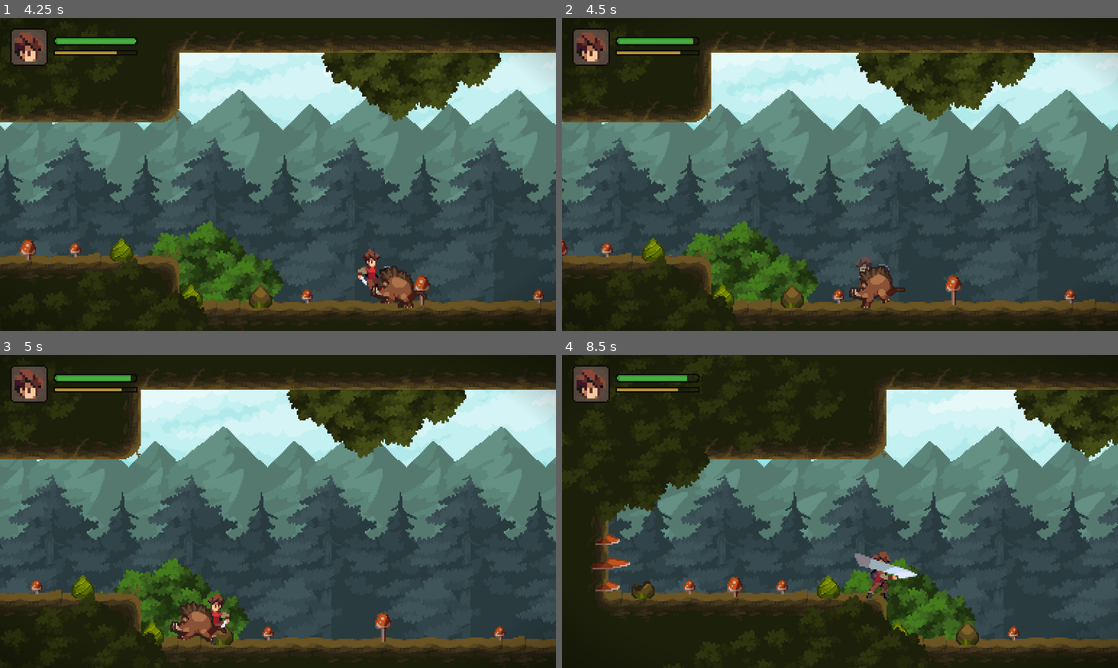
Above: before the commit, frames 1-4 (two rows, left to right).
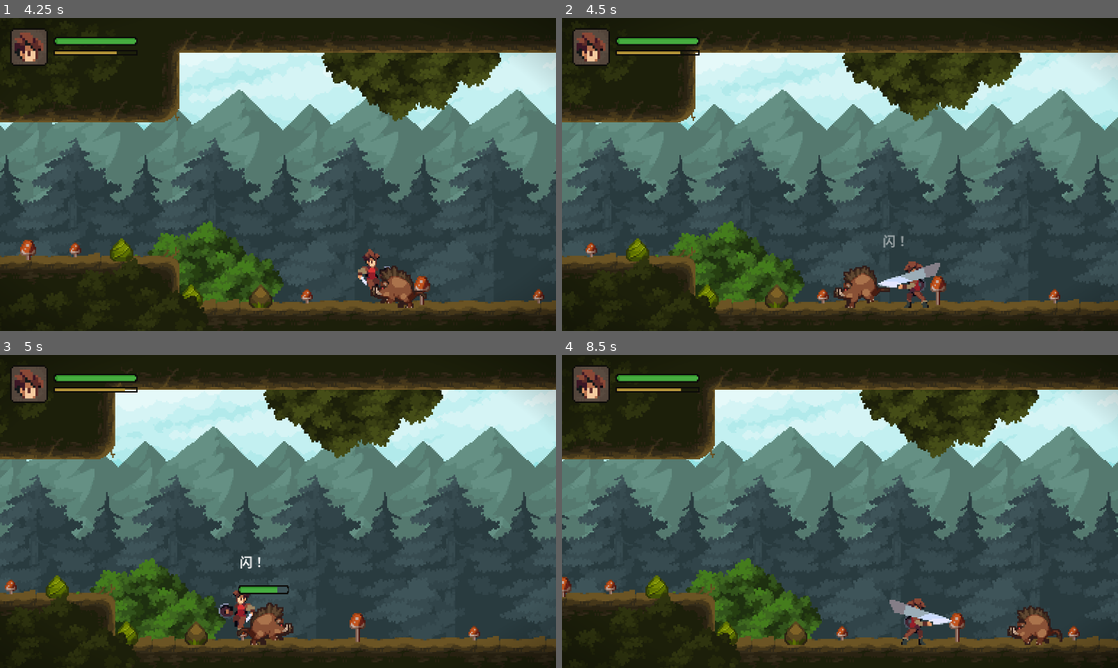
Above: after the commit, the same moments.

Repository: Windshear929/Godot_2DMetrovenia
Game: Godot game, scene res://UI/title_screen.tscn
Same seed, same stepped clock (60 frames per second), same inputs: the game is played once before the commit and once after it.
Inputs (mouse positions are in pixels of both pictures, inside the frame that each line leads up to):
- Up to frame 1 (4.25 s): tap Enter at 0.5 s; move the mouse to (400, 158) at 0.52 s; hold J (attack) 0.53-1.28 s; hold D (move_right) 0.53-2.03 s; click (400, 158) at 0.67 s; tap Space (jump) at 0.77, 1.52, 3.02, 3.77 s; move the mouse to (166, 190) at 1.27 s; tap J (attack) at 1.35, 2.3, 3.05 s; move the mouse to (333, 105) at 2.02 s; hold A (move_left) 2.03-2.78 s; hold E (interact) 2.03-2.78 s; move the mouse to (250, 237) at 2.77 s; hold D (move_right) from 2.78 s (still down); tap K (slide) at 2.85 s; click (250, 237) at 2.92 s; move the mouse to (444, 221) at 3.52 s; hold J (attack) from 3.53 s (still down)
- Up to frame 2 (4.5 s): move the mouse to (673, 127) at 4.27 s; release D (move_right) at 4.28 s; release J (attack) at 4.28 s; hold A (move_left) from 4.28 s (still down); tap J (attack) at 4.35 s
- Up to frame 3 (5 s): keep holding A (move_left); tap Space (jump) at 4.52 s
- Up to frame 4 (8.5 s): move the mouse to (867, 511) at 5.02 s; release A (move_left) at 5.03 s; hold D (move_right) 5.03-5.78 s; hold E (interact) 5.03-5.78 s; click (867, 511) at 5.17 s; tap J (attack) at 5.3, 6.05, 7.35, 8.3 s; move the mouse to (756, 433) at 5.77 s; hold A (move_left) 5.78-7.28 s; tap K (slide) at 5.85 s; tap Space (jump) at 6.02, 6.77, 7.52 s; move the mouse to (962, 495) at 6.52 s; hold J (attack) 6.53-7.28 s; move the mouse to (728, 527) at 7.27 s; hold D (move_right) from 7.28 s (still down); click (728, 527) at 7.42 s; move the mouse to (895, 442) at 8.02 s; hold E (interact) from 8.03 s (still down)

Frame 1 is identical in both runs. In frame 2, 16% of the frame differs, in the area x 0-100%, y 6-95%; in frame 3, 20%; in frame 4, 42%.

Commit message:
Numerical optimization

Diff:
--- a/Classes/stats.gd
+++ b/Classes/stats.gd
@@ -6,10 +6,15 @@
 signal target_dodge
 
 @export_category("主要属性")
-@export var strength: Attribute = Attribute.new() ## 没点属性值直接影响角色的攻击力，0.5倍影响角色的暴击伤害
+@export var strength: Attribute = Attribute.new() ## 每点属性值直接影响角色的攻击力，0.5倍影响角色的暴击伤害
+## 敏捷属性分阶段影响回避率
+## 属性值(1-10): evasion = 0.5 * agility;
+## 属性值(11-30): evasion = 4 + (agility - 10) * 1.25;
+## 属性值(>31): evasion = 30 + (agility -30) * 0.2;
 @export var agility: Attribute = Attribute.new()
-@export var intelligence: Attribute = Attribute.new()
-@export var vitality: Attribute = Attribute.new()
+@export var intelligence: Attribute = Attribute.new() ## 每点属性直接影响魔法伤害
+@export var vitality: Attribute = Attribute.new() ## 每点属性增加5点最大生命值上限
+@export var luck: Attribute = Attribute.new() ## 暴击率 = 50% * (1- e^(-k * luck):luck属性影响暴击率上限不会超过50%
 
 @export_category("进攻属性")
 @export var damage: Attribute = Attribute.new()
@@ -96,16 +101,29 @@
 
 
 func target_can_avoid_attack(_target_stats: Stats) -> bool:
-	var target_total_evasion = _target_stats.evasion.get_value() + _target_stats.agility.get_value()
+	var target_base_evasion = _target_stats.evasion.get_value()
+	var agility = _target_stats.agility.get_value()
+	var agility_evasion: float
 
-	target_total_evasion = clamp(target_total_evasion, 0, 80)
+	if agility <= 10:
+		agility_evasion = 0.5 * agility
+	elif agility <= 30:
+		agility_evasion = 4 + (agility -10) * 1.25
+	else:
+		agility_evasion = 30 + (agility - 30) * 0.2
 
-	if randf_range(0.0, 100.0) < target_total_evasion:
+	var total_evasion = target_base_evasion + agility_evasion
+	total_evasion = clamp(total_evasion, 0.0, 80.0)
+	print("当前回避率：", total_evasion, "%")
+
+	if randf_range(0.0, 100.0) < total_evasion:
 		return true
 	return false
 
 func can_crit() -> bool:
-	var total_chance = min(crit_chance.get_value() + agility.get_value(), 100.0)
+	var base_crit_chance = crit_chance.get_value()
+	var luck_crit_chance = roundi(0.5 * (1 - exp(-0.03 * luck.get_value())) * 100)
+	var total_chance = min(base_crit_chance + luck_crit_chance, 100.0)
 	print("暴击率： ", total_chance, "%")
 	return randf_range(0.0, 100.0) <= total_chance
 
@@ -116,12 +134,12 @@
 
 func check_target_armor(_target_stats: Stats, _damage: int) -> int:
 	_damage -= _target_stats.armor.get_value()
-	_damage = clamp(_damage, 1, 9999)
+	_damage = clamp(_damage, 1, 9999) # 防御抵消攻击最低也会造成1点伤害，且伤害的上限不会超过9999
 	return _damage
 
 func check_target_resist(_target_stats: Stats, magic_damge: int) -> int:
 	magic_damge -= _target_stats.magic_resist.get_value() + _target_stats.intelligence.get_value()
-	magic_damge = clamp(magic_damge, 1, 9999)
+	magic_damge = clamp(magic_damge, 1, 9999) # 魔防抵消魔攻最低也会造成1点伤害，且伤害的上限不会超过9999
 	return magic_damge
 
 func to_dict() -> Dictionary:
@@ -130,6 +148,7 @@
 		"agility": agility.to_dict(),
 		"intelligence": intelligence.to_dict(),
 		"vitality": vitality.to_dict(),
+		"luck": luck.to_dict(),
 
 		"damage": damage.to_dict(),
 		"crit_chance": crit_chance.to_dict(),
@@ -152,6 +171,7 @@
 	agility.from_dict(dict.get("agility", []))
 	intelligence.from_dict(dict.get("intelligence", []))
 	vitality.from_dict(dict.get("vitality", []))
+	luck.from_dict(dict.get("luck", []))
 
 	damage.from_dict(dict.get("damage", []))
 	crit_chance.from_dict(dict.get("crit_chance", []))
--- a/Globals/game.tscn
+++ b/Globals/game.tscn
@@ -28,6 +28,12 @@
 modifiers = []
 metadata/_custom_type_script = "uid://cipqe1pvd7v1t"
 
+[sub_resource type="Resource" id="Resource_3pfm4"]
+script = ExtResource("3_kpgkj")
+base_value = 150
+modifiers = []
+metadata/_custom_type_script = "uid://cipqe1pvd7v1t"
+
 [sub_resource type="Resource" id="Resource_a75qt"]
 script = ExtResource("3_kpgkj")
 base_value = 50
@@ -48,7 +54,7 @@
 
 [sub_resource type="Resource" id="Resource_3n5g3"]
 script = ExtResource("3_kpgkj")
-base_value = 0
+base_value = 100
 modifiers = []
 metadata/_custom_type_script = "uid://cipqe1pvd7v1t"
 
@@ -80,6 +86,7 @@
 agility = SubResource("Resource_f235b")
 intelligence = SubResource("Resource_nnuyt")
 vitality = SubResource("Resource_vt647")
+luck = SubResource("Resource_3pfm4")
 damage = SubResource("Resource_a75qt")
 crit_chance = SubResource("Resource_0aagl")
 max_health = SubResource("Resource_kpgkj")
Not shown: 1 places in Globals/game.tscn that only renumber resources
Not shown, added: Numerical Growth Simulation.xlsx
